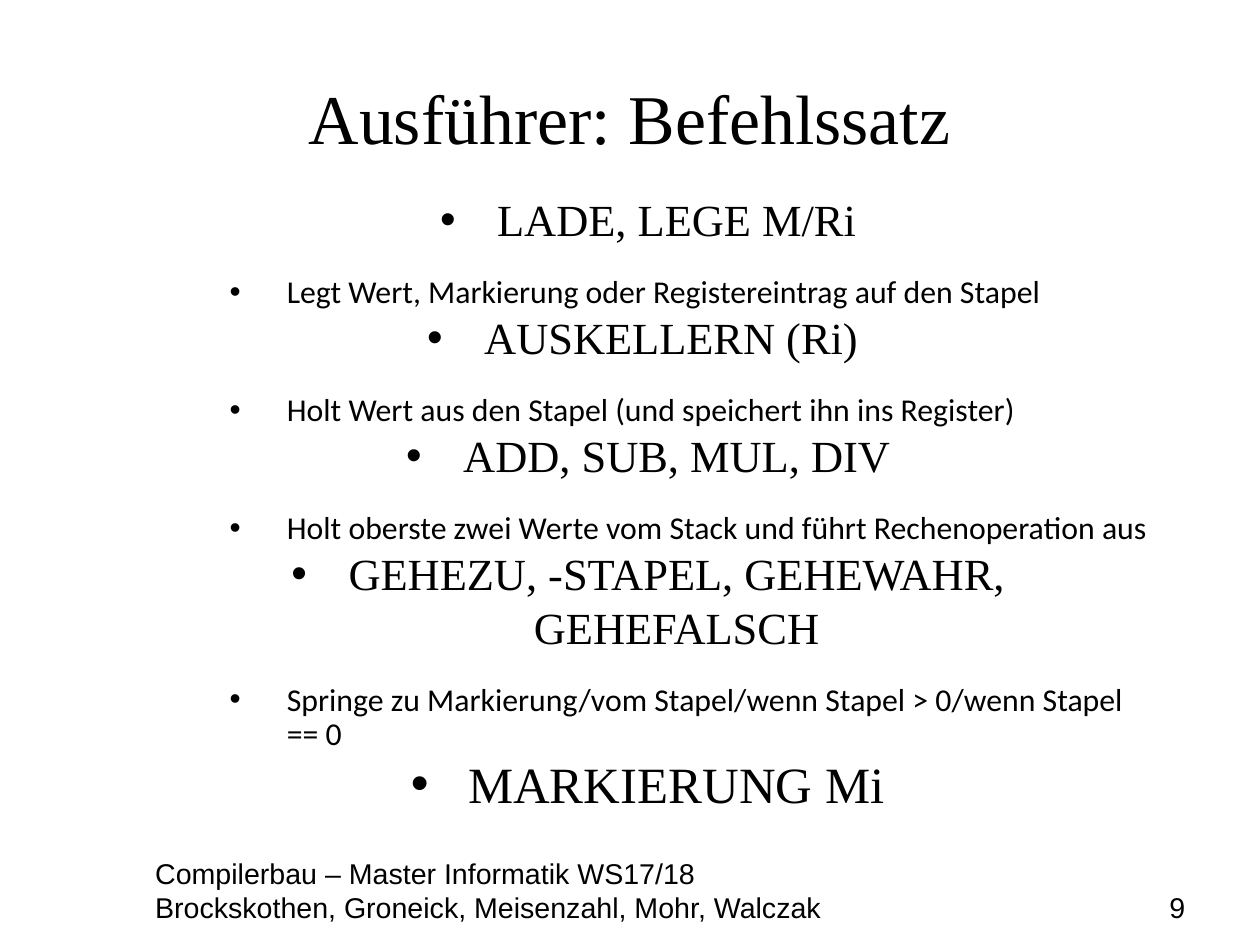
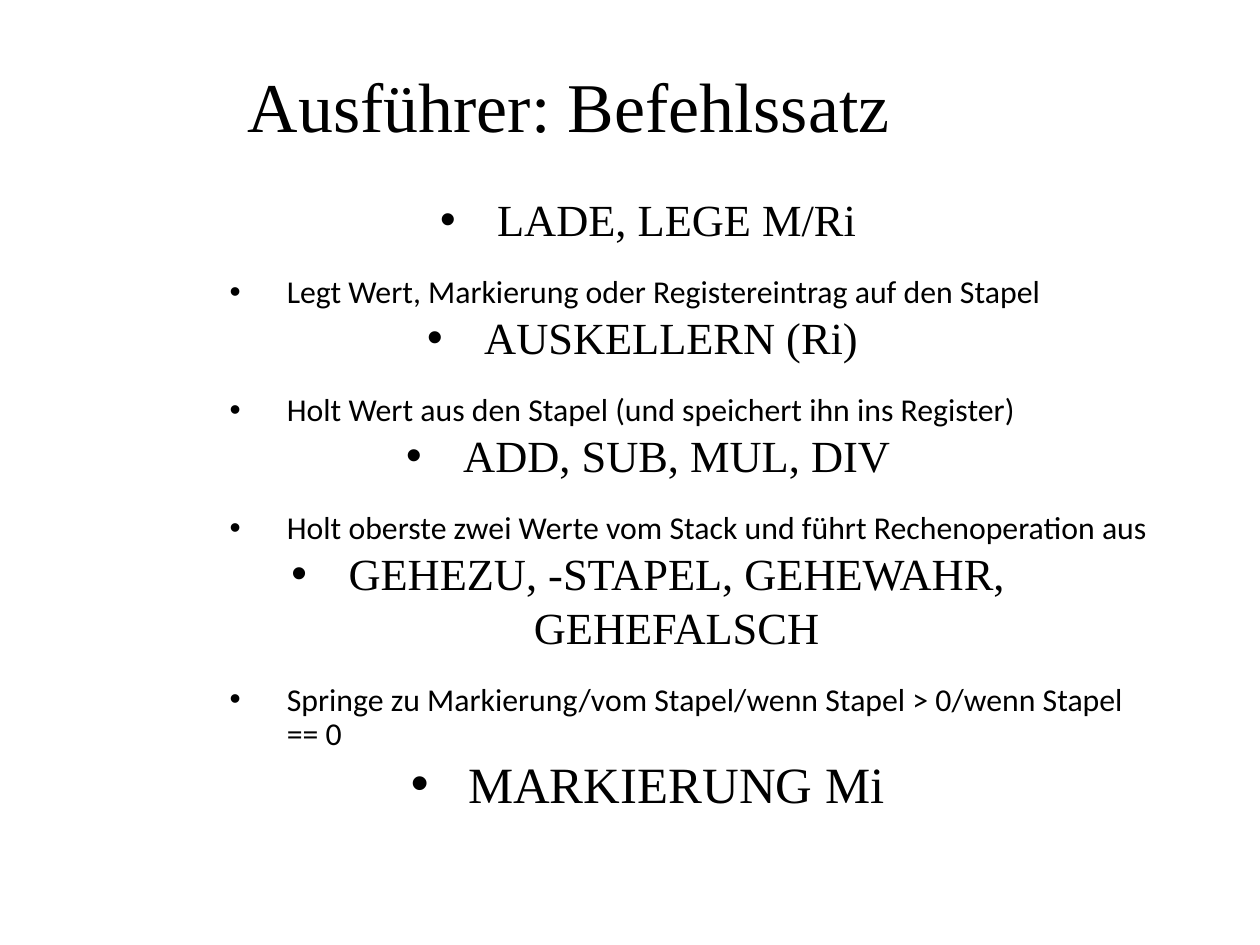
Before and after one commit to MasterInformatikHsBochum/Eine-deutsche-Praesentation, a slide deck: slide 9 of Präsentation.odp. Drawn at 1260x945 pixels with LibreOffice and Linux fonts; fonts in the diff are those of the drawing; background and template pictures are left out. Boxes give left, top, right and bottom in pixels: in the first picture for what was removed or moved away, otherwise in the second. Text is boxed around its words. In the diff, an @@ line names an element or a change of style, - is before the commit and + after.

```diff
--- a/Präsentation.odp
+++ b/Präsentation.odp
@@ title "Ausführer: Befehlssatz" moved from (x1=309, y1=95, x2=951, y2=145) to (x1=248, y1=83, x2=890, y2=133) @@
@@ text removed at (x1=155, y1=863, x2=1185, y2=922) @@
-Compilerbau – Master Informatik WS17/18
-Brockskothen, Groneick, Meisenzahl, Mohr, Walczak 9
```
Also in this commit, not shown: 11 other slides changed, 1 other file.
